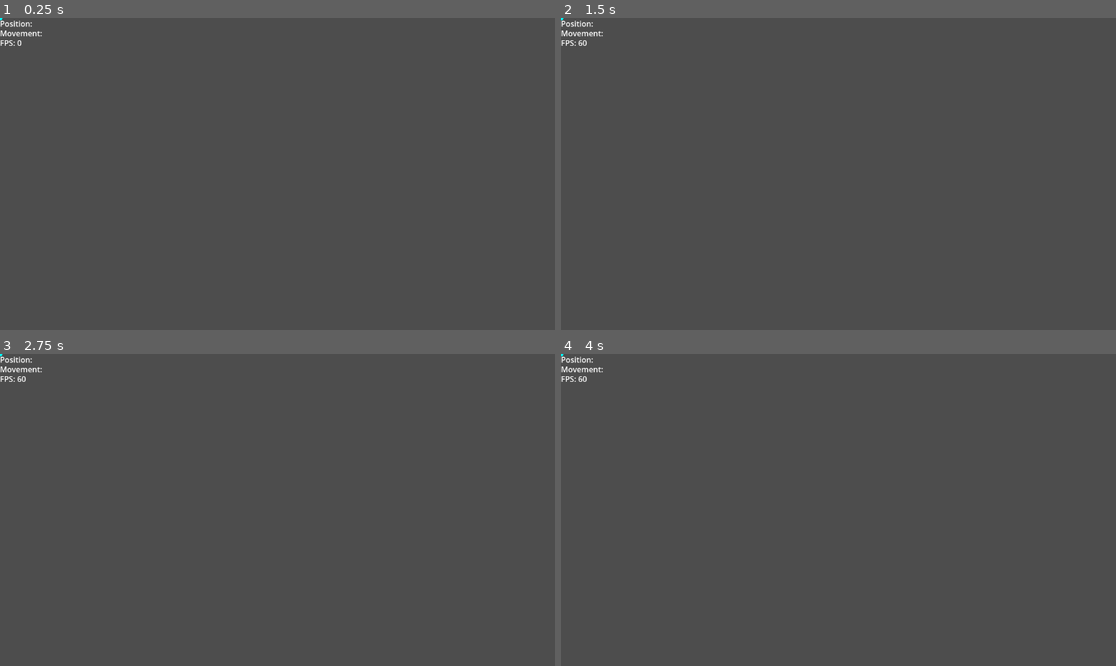
Above: before the commit, frames 1-4 (two rows, left to right).
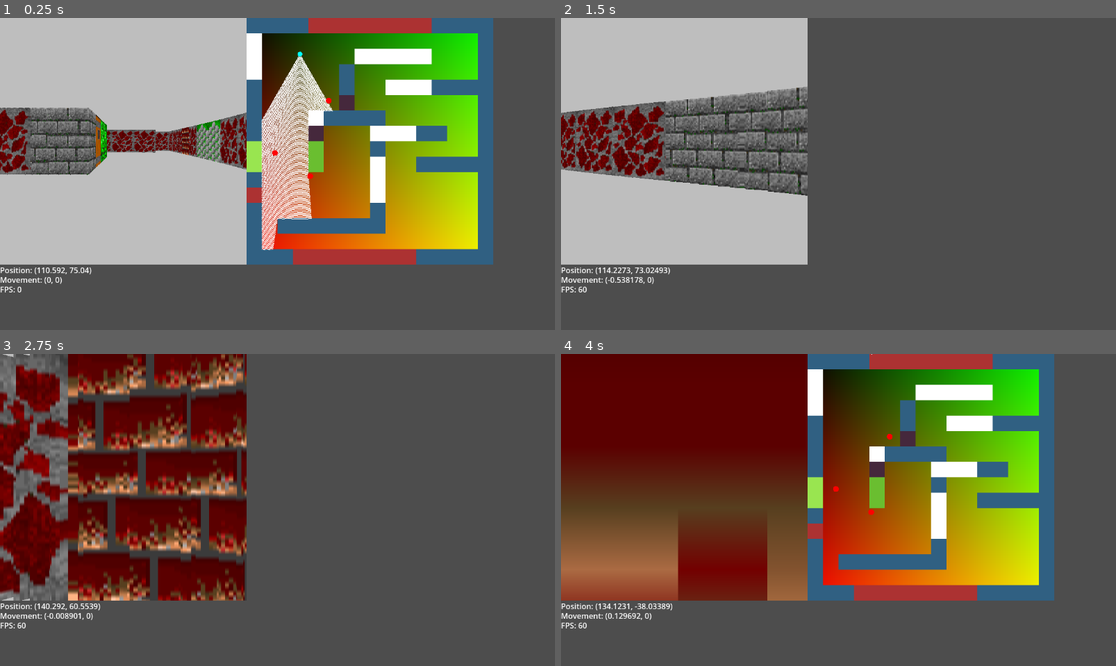
Above: after the commit, the same moments.

Repository: DiabloSerpent/doomTesting
Game: Godot game, scene res://game_window.tscn
Two runs of this game, one before a commit and one after it. Both use one fixed random seed, a clock stepped at 60 frames per second and the inputs below.
Inputs:
- Up to frame 1 (0.25 s): no input
- Up to frame 2 (1.5 s): tap Enter at 0.5 s; hold Right 0.53-1.28 s; tap F at 0.6 s; hold S from 1.28 s (still down); tap G at 1.35 s
- Up to frame 3 (2.75 s): release S at 2.03 s; hold Right from 2.03 s (still down); tap F at 2.1 s
- Up to frame 4 (4 s): release Right at 2.78 s; hold W 2.78-3.53 s; tap G at 2.85 s; hold Left from 3.53 s (still down); tap F at 3.6 s

The runs differ from the first frame. In frame 1, 68% of the frame differs, in the area x 0-89%, y 0-88%; in frame 2, 31%; in frame 3, 30%; in frame 4, 71%.
Error before the commit: Parse Error: Identifier "acc" not declared in the current scope. (res://src/GameWindow.gd:85)

Commit message:
Turn sprinting on by default

Diff:
--- a/src/GameWindow.gd
+++ b/src/GameWindow.gd
@@ -82,9 +82,9 @@
 		pos = p
 		angle = a
 		move = Vector2(0, 0)
-		acc = LOW_ACCELERATION
-		turn_speed = LOW_CAMERA_SPEED
-		is_sprinting = false
+		accel = HIGH_ACCELERATION
+		turn_speed = HIGH_CAMERA_SPEED
+		is_sprinting = true
 
 var player = Player.new(PLAYER_START_POS, PLAYER_START_ANGLE)
 
